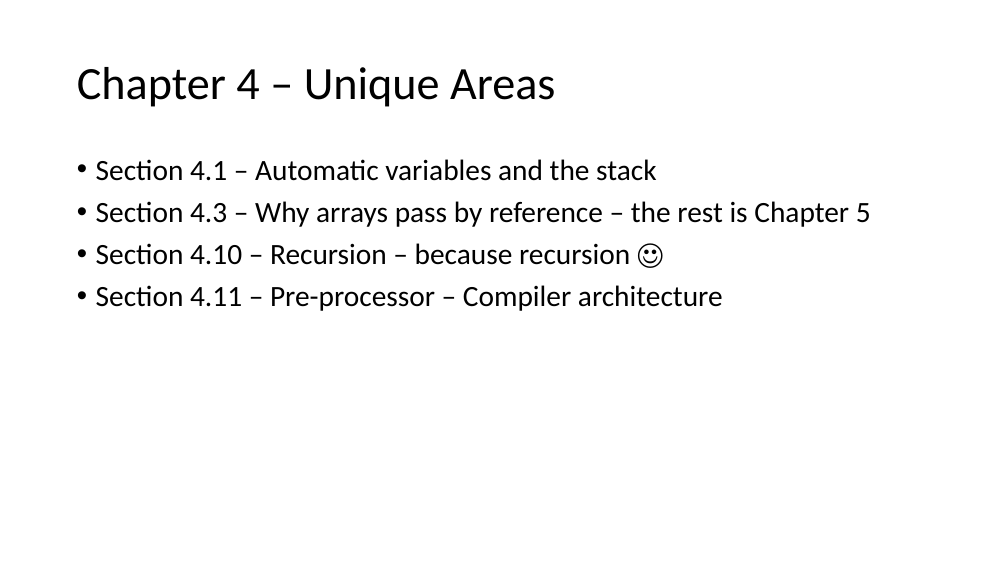
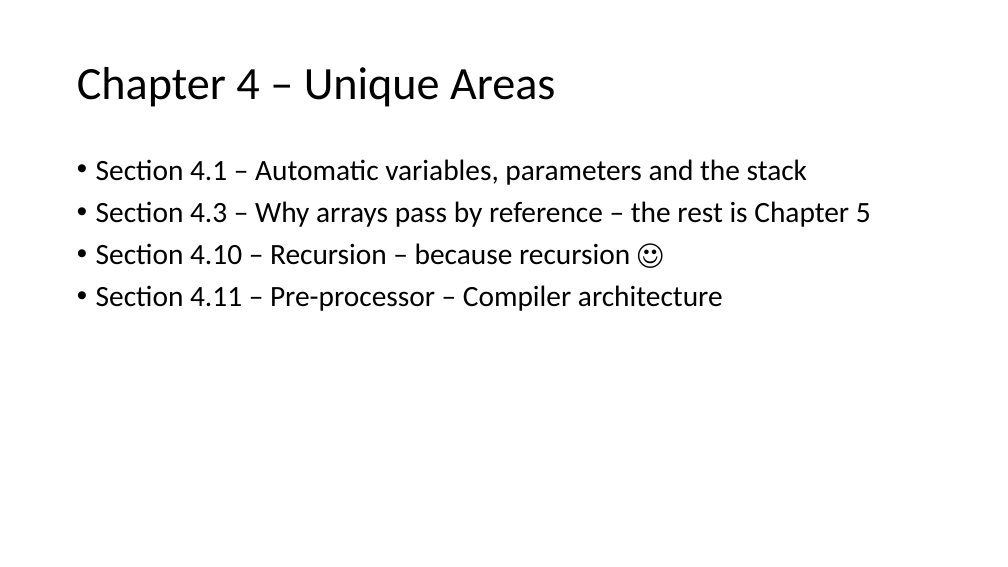
Before and after one commit to csev/cc4e, a slide deck: slide 2 of lectures/KR-4.pptx. Drawn at 1008x567 pixels with LibreOffice and Linux fonts; fonts in the diff are those of the drawing. Boxes give left, top, right and bottom in pixels: in the first picture for what was removed or moved away, otherwise in the second. Text is boxed around its words. In the diff, an @@ line names an element or a change of style, - is before the commit and + after.

Commit message:
Moar chapter 4 progress

```diff
--- a/lectures/KR-4.pptx
+++ b/lectures/KR-4.pptx
@@ text at [96,159,807,185]: text changed @@
-• Section 4.1 – Automatic variables and the stack
+• Section 4.1 – Automatic variables, parameters and the stack
```
Also in this commit, not shown: 8 slides added, 1 slide removed, 6 other files.
